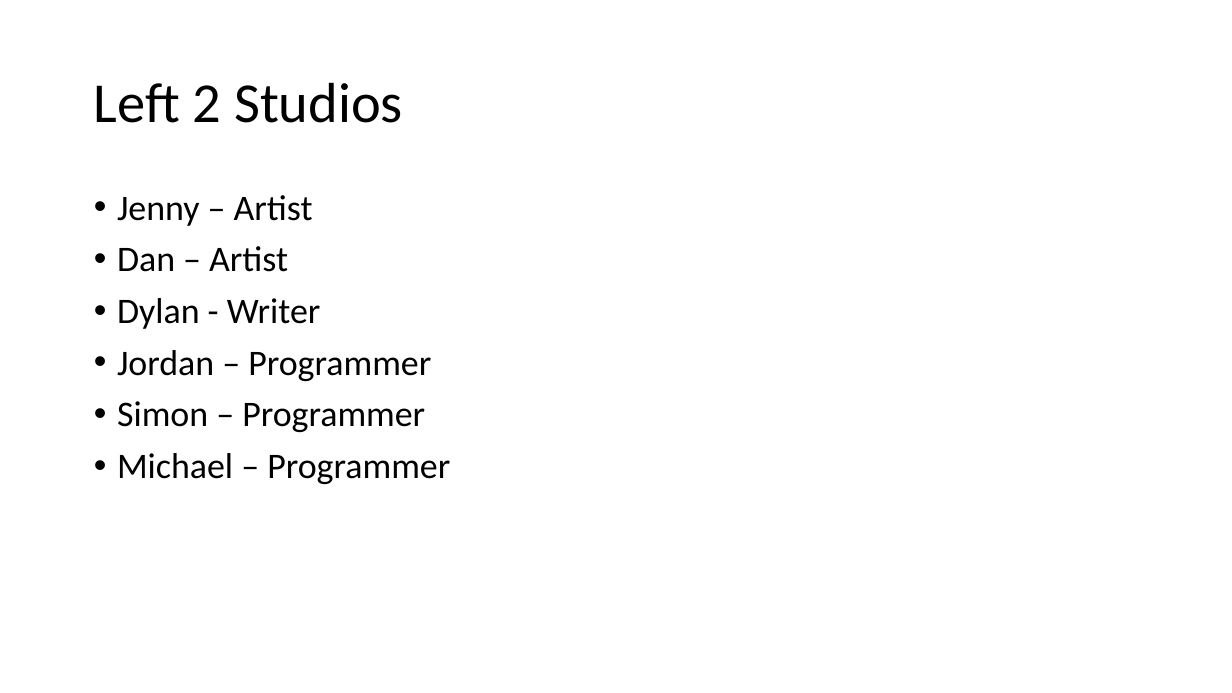
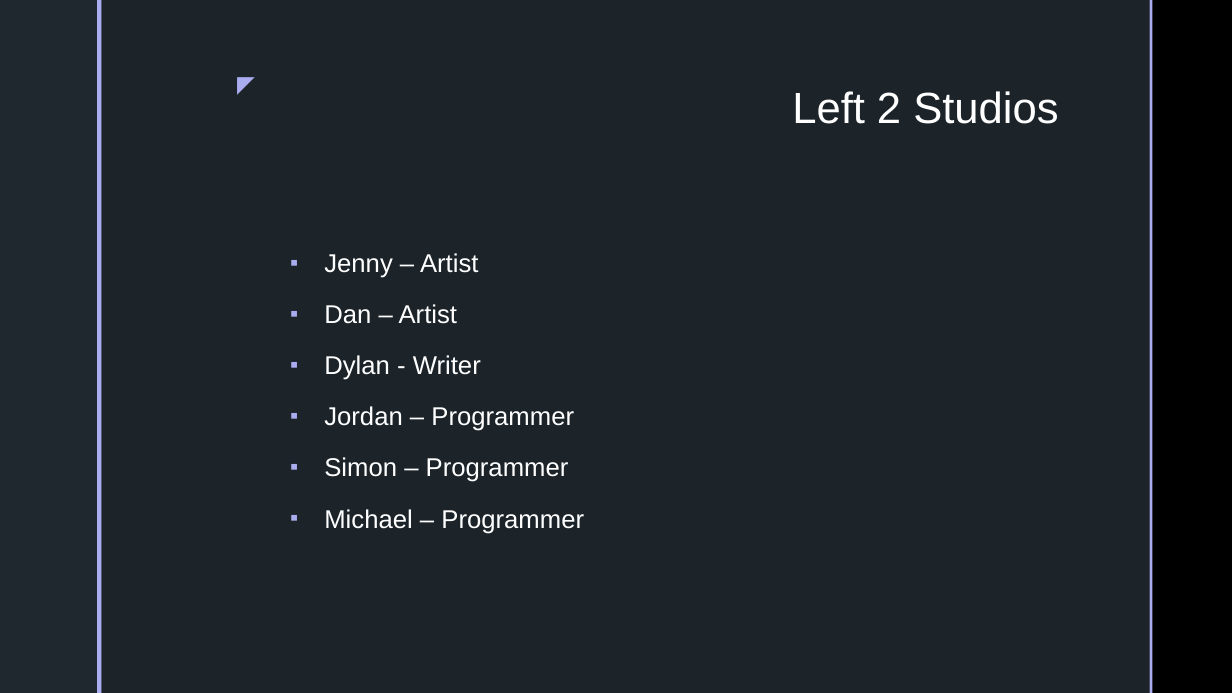
Before and after one commit to simonlhopkins/fisherman_extension, a slide deck: slide 2 of Presentation1.pptx. Drawn at 1232x693 pixels with LibreOffice and Linux fonts; fonts in the diff are those of the drawing; background and template pictures are left out. Boxes give left, top, right and bottom in pixels: in the first picture for what was removed or moved away, otherwise in the second. Text is boxed around its words. In the diff, an @@ line names an element or a change of style, - is before the commit and + after.

```diff
--- a/Presentation1.pptx
+++ b/Presentation1.pptx
@@ background #FFFFFF to picture (left out) @@
@@ rectangle added at (x1=0, y1=0, x2=97, y2=693), fill #1F282E @@
@@ rectangle added at (x1=97, y1=0, x2=102, y2=693), fill #A9ACEE @@
@@ rectangle added at (x1=102, y1=0, x2=1150, y2=693), fill #1F282E at 92% opacity @@
@@ rectangle added at (x1=1150, y1=0, x2=1153, y2=693), fill #A9ACEE @@
@@ text added at (x1=222, y1=65, x2=263, y2=102), 18 pt, text #A9ACEE @@
+◤
@@ title "Left 2 Studios" moved from (x1=94, y1=82, x2=403, y2=123) to (x1=792, y1=91, x2=1058, y2=124) @@
@@ title "Left 2 Studios" at (x1=792, y1=91, x2=1058, y2=124): size 44 to 34 pt, font Calibri to Arial, text colour #000000 to #FFFFFF; alignment left to right; vertical alignment middle to top @@
@@ text "Jenny – Artist" moved from (x1=117, y1=195, x2=450, y2=484) to (x1=324, y1=253, x2=584, y2=534) @@
@@ text "Jenny – Artist" at (x1=324, y1=253, x2=584, y2=534): size 28 to 20 pt, font Calibri to Arial, text colour #000000 to #FFFFFF; bullet • to ▪; line spacing 0.9 to 1.2; more space between paragraphs; vertical alignment top to middle @@
```
Also in this commit, not shown: 4 other slides changed, 8 slides added, 1 slide removed.
